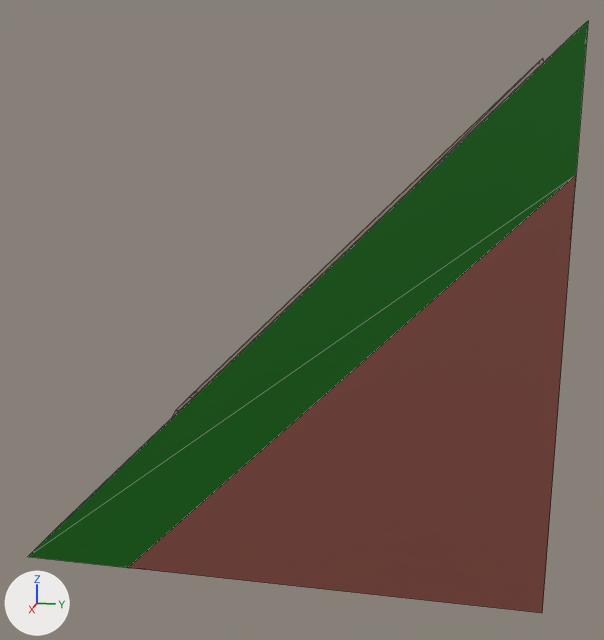
An edit to the glTF model Resources/3D Blender Assets/Unimported/Plain_Grass_Path_Slope.glb, drawn before and after from the same camera.
Camera for both pictures: a 50 mm lens placed at (3.77, 0.68, 0.73), pointed at (0.05, -0.06, -0.2). The lights are fixed; the arrows at lower left show +X, +Y and +Z. Mesh edges are drawn as thin lines. Vertices at the same position are counted once.

In view in the first picture: 'Plain Grass Path Slope'.
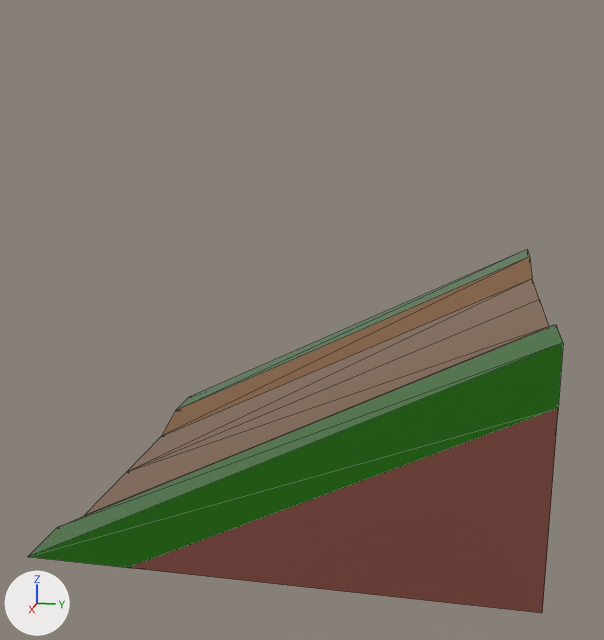
The newer file is also turned or shifted as a whole; pictures and numbers use the older file's frame.

Changed parts and their boxes [x1, y1, x2, y2] in the pictures (604 x 640 px; the box of a moved part takes in the faces that stretch with it):
'Plain Grass Path Slope', reshaped (39% shorter): before [28, 21, 588, 613]; after [28, 250, 563, 613]
part 1 of me_cube_024, moved or reshaped: before [42, 25, 583, 543]; after [29, 250, 563, 556]
part 2 of me_cube_024, moved or reshaped: before [29, 21, 588, 569]; after [29, 343, 563, 569]

What the commit changed:
me_cube_024 has 35 vertices, 66 faces and spans x -1.0..1.0, y -1.0..1.0, z -1.07..1.0.
me_cube_024 is used by ob_plain_grass_path_slope; location (0.0, 0.0, 0.0).
me_cube_024 part 1: all 7 vertices in x -1.0..1.0, y 1.0, z 0.93..1.0 are moved by (0.0, 0.0, -1.0).
me_cube_024 part 2: all 7 vertices in x -1.0..1.0, y 1.0, z 0.54 are moved by (0.0, 0.0, -0.77).
